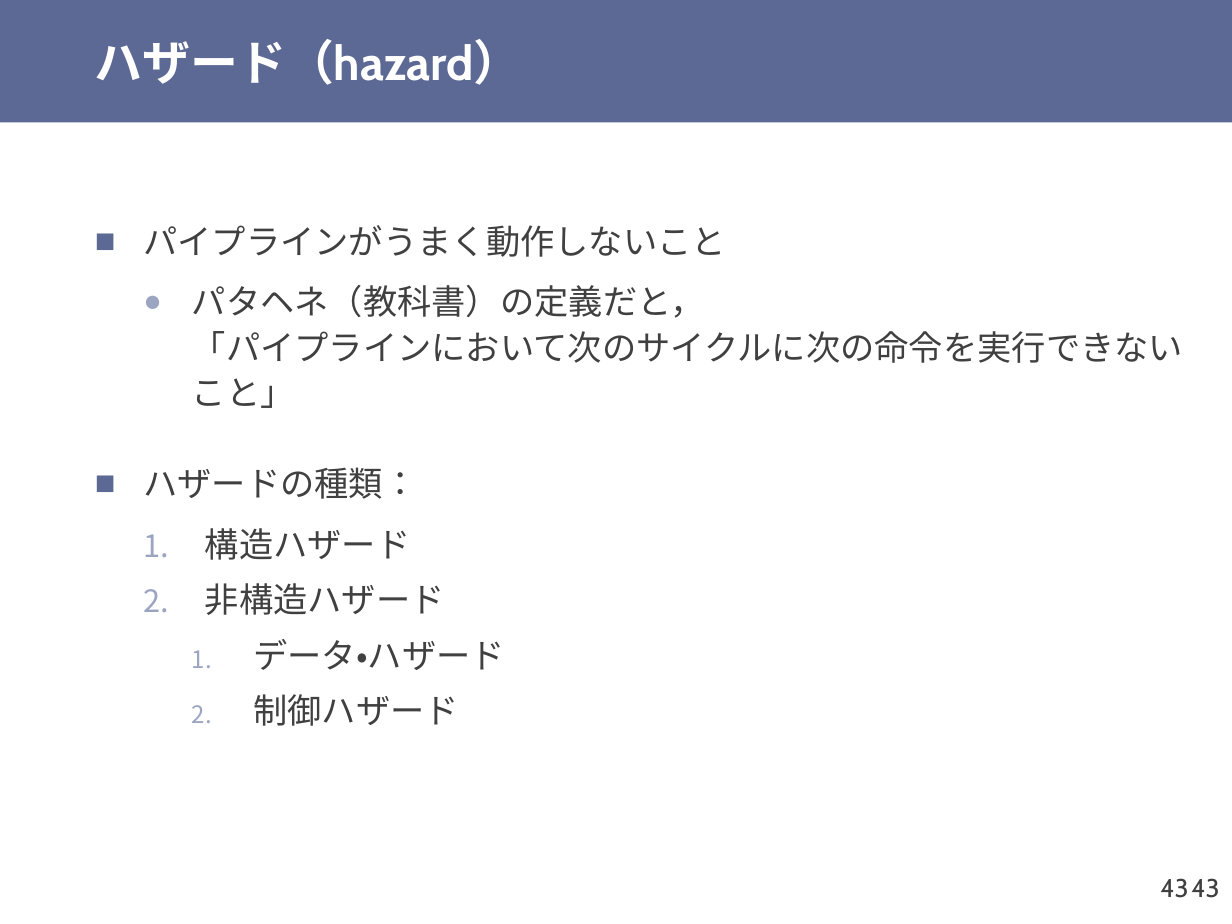
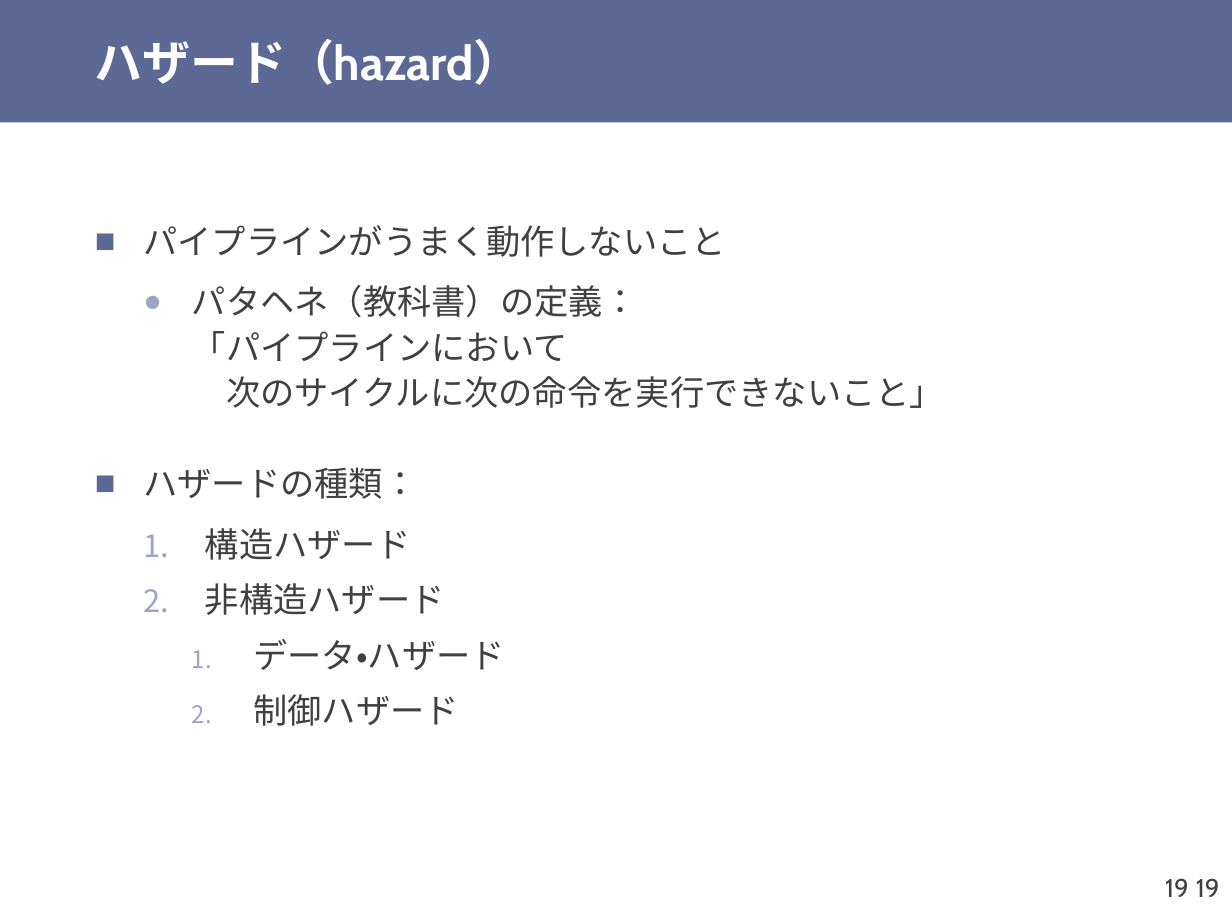
Before and after one commit to shioyadan/otya-computer-architecture-i, a slide deck: slide 19 of cai-shioya-06.pptx (slide 43 before the commit). Drawn at 1232x924 pixels with LibreOffice and Linux fonts; fonts in the diff are those of the drawing. Boxes give left, top, right and bottom in pixels: in the first picture for what was removed or moved away, otherwise in the second. Text is boxed around its words. In the diff, an @@ line names an element or a change of style, - is before the commit and + after.

```diff
--- a/cai-shioya-06.pptx
+++ b/cai-shioya-06.pptx
@@ text at (x1=192, y1=285, x2=944, y2=408): text changed @@
-  ● パタヘネ（教科書）の定義だと，
-    「パイプラインにおいて次のサイクルに次の命令を実行できないこと」
+  ● パタヘネ（教科書）の定義：
+    「パイプラインにおいて
+    次のサイクルに次の命令を実行できないこと」
@@ page number at (x1=1165, y1=878, x2=1189, y2=897): text changed @@
-43
+19
@@ page number at (x1=1196, y1=878, x2=1220, y2=897): text changed @@
-43
+19
```
Also in this commit, not shown: 10 other slides changed, 24 slides added, 25 slides removed, 1 other file.
